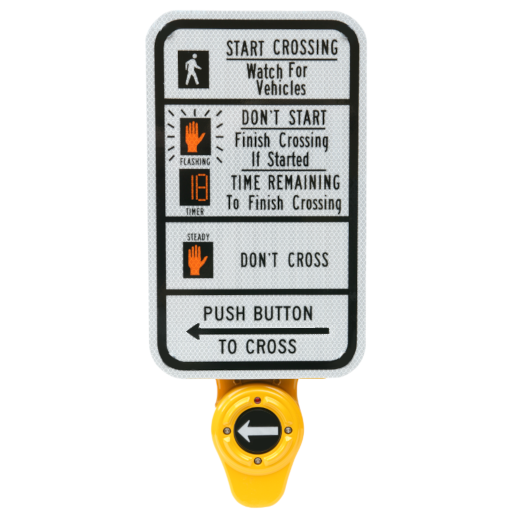
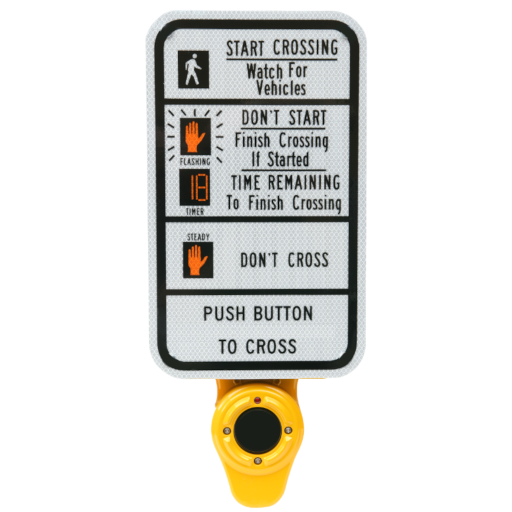
Before/after of a 512 × 512 layered artwork. What changed in the layer stack:
hid group "Left Arrow" (2 layers) over [left=186, top=323, right=330, bottom=443]
showed "Sign Screws" over [left=186, top=323, right=330, bottom=340]
